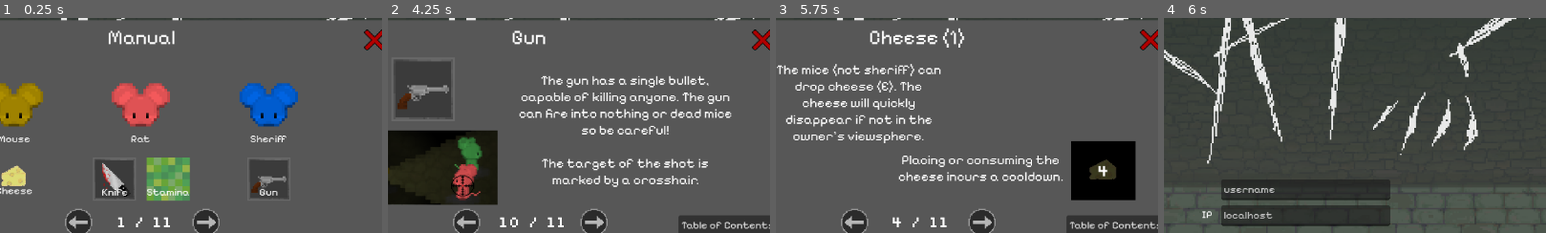
Above: before the commit, frames 1-4 (left to right).
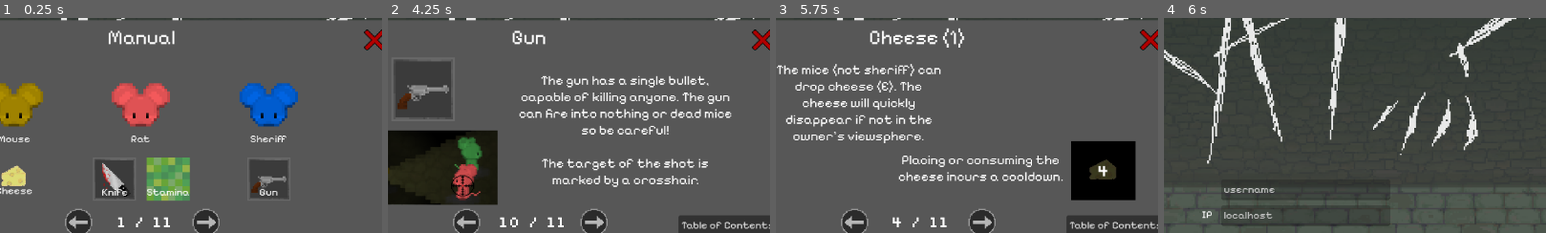
Above: after the commit, the same moments.

Repository: ej31415/Rat
Game: Godot game, scene res://main.tscn
Same seed, same stepped clock (60 frames per second), same inputs: the game is played once before the commit and once after it. Video files are missing from this copy of the repository; at most half a second of black plays in their place.
Inputs (mouse positions are % of the whole screen's width and height, from its top left):
- Up to frame 1 (0.25 s): no input
- Up to frame 2 (4.25 s): click (50, 62) at 0.52 s; type "Alex" at 0.6 s; click "Host" at 1.25 s; click (58, 70) at 2 s; click "Scoring" at 2.75 s; click (42, 70) at 3.5 s
- Up to frame 3 (5.75 s): click "Table of Contents" at 4.25 s; click "Cheese" at 5 s
- Up to frame 4 (6 s): click "Help Manual" at 5.75 s
The pictures show only the part of the screen within x 32-82%, y 22-72%; the shares and areas given below are measured in that part.

Frames 1-3 are identical in both runs. In frame 4, 0.2% of the frame differs, in the area x 15-59%, y 84-97%.

Commit message:
ui updates

Diff:
--- a/main.gd
+++ b/main.gd
@@ -140,7 +140,7 @@
 
 func _register_username_wrapper():
 	_register_username.rpc(peer.get_unique_id(), $StartMenu/username.text)
-
+	$StartMenu/username.editable = false
 
 @rpc("call_local", "reliable", "any_peer")
 func _register_username(id: int, text: String):
@@ -159,7 +159,8 @@
 	$StartMenu/num_players.visible = true
 	$StartMenu/host.disabled = true
 	$StartMenu/join.disabled = true
-	_register_username(peer.get_unique_id(), $StartMenu/username.text)
+	$StartMenu/ip.editable = false
+	_register_username_wrapper()
 	is_host = true
 
 func _add_player(id = 1):
@@ -228,6 +229,7 @@
 
 func _on_join_pressed():
 	$SoundEffects.play()
+	$StartMenu/ip.editable = false
 	var error = peer.create_client($StartMenu/ip.text, 135)
 	if error == OK:
 		multiplayer.multiplayer_peer = peer
@@ -239,6 +241,7 @@
 		$StartMenu/disconnect.visible = true
 	else:
 		$StartMenu/error.visible = true
+		$StartMenu/ip.editable = true
 
 func _on_disconnect_pressed():
 	$SoundEffects.play()
@@ -250,6 +253,8 @@
 	$StartMenu/error.visible = false
 	$StartMenu/host.disabled = false
 	$StartMenu/joined.visible = false
+	$StartMenu/username.editable = true
+	$StartMenu/ip.editable = true
 
 func _hide_roles():
 	$HUD/ScoreBoard/GrayRole.visible = false
--- a/main.tscn
+++ b/main.tscn
@@ -592,6 +592,7 @@
 
 [node name="ScoreBoard" type="CanvasGroup" parent="HUD"]
 visible = false
+position = Vector2(0, 8)
 
 [node name="GrayRole" type="Label" parent="HUD/ScoreBoard"]
 offset_left = 914.0
